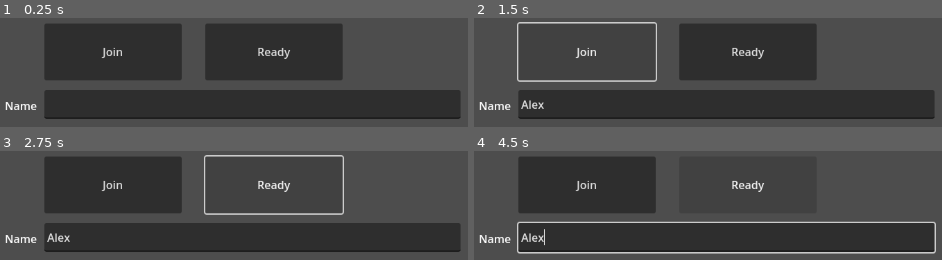
Above: before the commit, frames 1-4 (two rows, left to right).
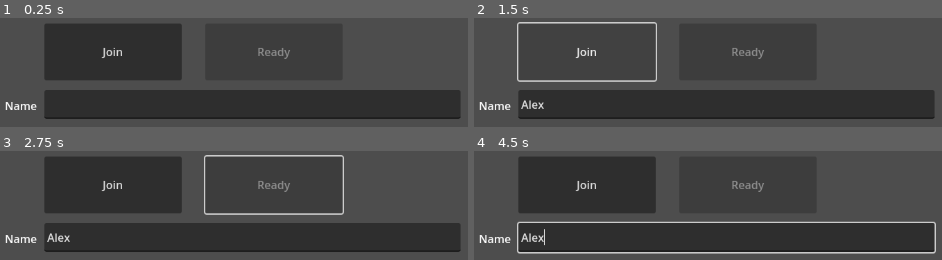
Above: after the commit, the same moments.

Repository: americoperez49/GodotDedicatedServerExample
Game: Godot game, scene res://scenes/UI/ui.tscn
The game is run twice, just before and just after one commit, with the same random seed, the same clock (stepped at 60 frames per second) and the same inputs. The engine's default icon, where the game draws it, is replaced by a stand-in: a white triangle on a blue panel in a dark square.
Inputs (mouse positions are in pixels of both pictures, inside the frame that each line leads up to):
- Up to frame 1 (0.25 s): no input
- Up to frame 2 (1.5 s): click (726, 104) at 0.52 s; type "Alex" at 0.6 s; click "Join" at 1.25 s
- Up to frame 3 (2.75 s): click (276, 184) at 2 s, where only the run before the commit has a clickable "Ready"
- Up to frame 4 (4.5 s): click (750, 184) at 2.75 s, where only the run before the commit has a clickable "Ready"; tap Enter (ui_accept) at 3.5, 3.77, 4.25 s; hold Right (ui_right) 3.53-4.28 s; hold Down (ui_down) from 4.28 s (still down)

The runs differ from the first frame. In frame 1, 0.2% of the frame differs, in the area x 55-62%, y 27-38%; in frame 2, 0.2%; in frame 3, 0.3%; in frame 4, 0.3%.
Error before the commit: Invalid access to property or key '1' on a base object of type 'Dictionary'. (res://scenes/UI/ui.gd:66)

Commit message:
separated UI logic from Client/Server logic

Diff:
--- a/GameManager.gd
+++ /dev/null
@@ -1,4 +0,0 @@
-extends Node
-
-#this is used literally just so we can have a Global variable to store the list of players
-var Players = {}
--- /dev/null
+++ b/Globals/Client.gd
@@ -0,0 +1,45 @@
+extends Node
+
+signal client_has_connected_to_server
+signal all_players_have_connected_to_server
+var peer:ENetMultiplayerPeer
+
+
+
+# Called when the node enters the scene tree for the first time.
+func _ready():
+	multiplayer.connected_to_server.connect(_on_connected_to_server)
+	multiplayer.connection_failed.connect(_on_connection_failed)
+	pass # Replace with function body.
+
+
+func connect_client():
+		# we create a new peer object
+	peer =ENetMultiplayerPeer.new()
+
+	# we create a new client and connect to the server using its IP and PORT
+	peer.create_client(Server.IP_ADDRESS,Server.PORT)
+	multiplayer.multiplayer_peer=peer
+
+
+func send_player_data_to_server(Name):
+	Server.gather_player_data.rpc_id(1,multiplayer.get_unique_id(),Name)
+
+@rpc("authority","call_remote","reliable")
+func all_players_have_connected(players):
+		GameManager.Players = players
+		all_players_have_connected_to_server.emit()
+
+
+#only called on client when a peer has successfully established a connection to the server
+func _on_connected_to_server():
+	Utils._who_created_this_message(peer)
+	print("conntected to server" + "\n")
+	client_has_connected_to_server.emit()
+
+#only called on client when a peer has unsuccessfully established a connection to the server
+# we dont really need this function for this example.
+# Just had it here for debug purposes
+func _on_connection_failed():
+	Utils._who_created_this_message(peer)
+	print("connection failed" + "\n")
--- /dev/null
+++ b/Globals/EventBus.gd
@@ -0,0 +1,11 @@
+extends Node
+
+
+# Called when the node enters the scene tree for the first time.
+func _ready():
+	pass # Replace with function body.
+
+
+# Called every frame. 'delta' is the elapsed time since the previous frame.
+func _process(delta):
+	pass
--- /dev/null
+++ b/Globals/GameManager.gd
@@ -0,0 +1,5 @@
+extends Node
+
+enum READY_STATE {NOT_READY,READY}
+
+var Players:Dictionary = {}
--- /dev/null
+++ b/Globals/Server.gd
@@ -0,0 +1,54 @@
+extends Node
+
+var IP_ADDRESS = "localhost"
+var PORT = 8910
+var MAX_NUMBER_OF_PLAYERS = 2
+var peer:ENetMultiplayerPeer
+
+# Called when the node enters the scene tree for the first time.
+func _ready():
+	if OS.has_feature("dedicated_server"):
+		host_game()
+
+
+
+func host_game():
+	# we create a new peer object
+	peer = ENetMultiplayerPeer.new()
+
+	# we create the server
+	var error = peer.create_server(PORT,MAX_NUMBER_OF_PLAYERS)
+	if error != OK:
+		print("cannot host: " + error)
+		return
+	# If all went OK then we set the peer of our Godot instance to the peer that we just created
+	multiplayer.multiplayer_peer=peer
+
+	Utils._who_created_this_message(peer)
+	print("waiting for other players" + "\n")
+
+@rpc("authority","call_remote","reliable")
+func send_player_data_to_clients(players):
+	print("Player data arrived at client")
+	GameManager.Players = players
+	pass
+
+@rpc("any_peer","reliable")
+func gather_player_data(ID,Name):
+	print("Client: " + str(ID) + " has connected to server")
+		#if the peer's list of players doesnt contain the player we just receieved data for, then add them to the list
+	if !GameManager.Players.has(ID):
+		GameManager.Players[ID]= {
+			"ID":ID,
+			"Name":Name,
+			"Ready":GameManager.READY_STATE.NOT_READY,
+			"Added_To_Scene":false
+		}
+
+	if _two_players_have_connected():
+		print("letting clients know that two players have connected and that they can show the ready list and enable the ready button")
+		Client.all_players_have_connected.rpc(GameManager.Players)
+	pass
+
+func _two_players_have_connected():
+	return GameManager.Players.size() == 2
--- /dev/null
+++ b/Globals/Utils.gd
@@ -0,0 +1,11 @@
+extends Node
+
+
+# Called when the node enters the scene tree for the first time.
+func _ready():
+	pass # Replace with function body.
+
+
+# utility function just so we can see who (server or clients) is printing the debug statements
+func _who_created_this_message(peer):
+	print ("Peer " + str(peer.get_unique_id()) + " created the following message:")
--- a/project.godot
+++ b/project.godot
@@ -17,7 +17,11 @@
 
 [autoload]
 
-GameManager="*res://GameManager.gd"
+GameManager="*res://Globals/GameManager.gd"
+Server="*res://Globals/Server.gd"
+Client="*res://Globals/Client.gd"
+Utils="*res://Globals/Utils.gd"
+EventBus="*res://Globals/EventBus.gd"
 
 [input]
 
--- a/scenes/UI/ui.gd
+++ b/scenes/UI/ui.gd
@@ -1,53 +1,13 @@
 extends Control
 
-enum READY_STATE {NOT_READY,READY}
-var IP_ADDRESS = "localhost"
-var PORT = 8910
-var MAX_NUMBER_OF_PLAYERS = 2
-var peer:ENetMultiplayerPeer
+
 @export var player_name_input_field:LineEdit
 @export var player_list:VBoxContainer
+@export var ready_button:Button
 
-# Called when the node enters the scene tree for the first time.
 func _ready():
-	#we connect to all of the signals that will be fired when certain events occur
-	multiplayer.peer_connected.connect(_on_peer_connected)
-	multiplayer.peer_disconnected.connect(_on_peer_disconnected)
-	multiplayer.connected_to_server.connect(_on_connected_to_server)
-	multiplayer.connection_failed.connect(_on_connection_failed)
-	print("UI ready ran")
-	if OS.has_feature("dedicated_server"):
-		host_game()
-
-
-# called on server and client when a peer connects
-# we dont really need this function for this example.
-# Just had it here for debug purposes
-func _on_peer_connected(ID):
-	_who_created_this_message()
-	print("Peer connected: " + str(ID) + "\n")
-
-# called on server and client when a peer disconnects
-# we dont really need this function for this example.
-# Just had it here for debug purposes
-func _on_peer_disconnected(ID):
-	_who_created_this_message()
-	print("Peer disconnected: " + str(ID) + "\n")
-
-#only called on client when a peer has successfully established a connection to the server
-func _on_connected_to_server():
-	_who_created_this_message()
-	print("conntected to server" + "\n")
-
-	#client will send their player information to the server
-	send_player_data.rpc_id(1,multiplayer.get_unique_id(),player_name_input_field.text)
-
-#only called on client when a peer has unsuccessfully established a connection to the server
-# we dont really need this function for this example.
-# Just had it here for debug purposes
-func _on_connection_failed():
-	_who_created_this_message()
-	print("connection failed" + "\n")
+	Client.client_has_connected_to_server.connect(_on_client_has_connected_to_server)
+	Client.all_players_have_connected_to_server.connect(_on_all_players_have_connected_to_server)
 
 #anyone (client or server) can call this function and it will run both locally for the peer who called it and remotely for all other peers
 @rpc("any_peer","call_local","reliable")
@@ -63,7 +23,7 @@
 	var all_players_are_ready = true
 
 	#change the ready state of the player
-	GameManager.Players[player_id].Ready = READY_STATE.READY
+	GameManager.Players[player_id].Ready = GameManager.READY_STATE.READY
 
 	#update the label to show that player is ready
 	var player_labels:Array[Node] = player_list.get_children()
@@ -73,7 +33,7 @@
 
 	#actually determine if all players are ready
 	for id in GameManager.Players:
-		if GameManager.Players[id].Ready == READY_STATE.NOT_READY:
+		if GameManager.Players[id].Ready == GameManager.READY_STATE.NOT_READY:
 			all_players_are_ready = false
 
 	#start the game if all players are ready
@@ -81,56 +41,24 @@
 		start_game.rpc()
 
 
-# technically anyone (client or server) can call this function but it will NOT run locally. it will only run remotely for all other peers.
-# The way everything is currently implemented, a client makes an RPC call to this function but the client specifies that it only wants the RPC
-# function to run specifically on the server by calling send_player_data.rpc_id(1,id,name)  (see line 34 for code example)
-# from there, the server makes the RPC call on all other clients by calling send_player_data.rpc(id,name)
-@rpc("any_peer")
-func send_player_data(ID,Name):
-	#if the peer's list of players doesnt contain the player we just receieved data for, then add them to the list
-	if !GameManager.Players.has(ID):
-		GameManager.Players[ID]= {
-			"ID":ID,
-			"Name":Name,
-			"Ready":READY_STATE.NOT_READY
-		}
-		if !multiplayer.is_server():
-			var label:Label = Label.new()
-			label.text= Name + ": Not Ready"
-			label.name = str(ID)
-			player_list.add_child(label)
-
-	#if we are the server, then call this RPC function on all other clients, passing new player info to all clients
-	if multiplayer.is_server():
-		for id in GameManager.Players:
-			send_player_data.rpc(id,GameManager.Players[id].Name)
-			print()
+func create_ready_list():
+	for id in GameManager.Players:
+		var label:Label = Label.new()
+		label.text= GameManager.Players[id].Name + ": Not Ready"
+		label.name = str(id)
+		player_list.add_child(label)
+	print("ready list created on client: " + str(multiplayer.get_unique_id()))
 
 
-func host_game():
-	# we create a new peer object
-	peer = ENetMultiplayerPeer.new()
 
-	# we create the server
-	var error = peer.create_server(PORT,MAX_NUMBER_OF_PLAYERS)
-	if error != OK:
-		print("cannot host: " + error)
-		return
-	# If all went OK then we set the peer of our Godot instance to the peer that we just created
-	multiplayer.multiplayer_peer=peer
-
-	_who_created_this_message()
-	print("waiting for other players" + "\n")
+func enable_ready_button():
+	print("Ready button enabled on client: " + str(multiplayer.get_unique_id()))
+	ready_button.disabled = false
 
 
 # called when user pressed the join button
 func _on_join_button_pressed():
-	# we create a new peer object
-	peer =ENetMultiplayerPeer.new()
-
-	# we create a new client and connect to the server using its IP and PORT
-	peer.create_client(IP_ADDRESS,PORT)
-	multiplayer.multiplayer_peer=peer
+	Client.connect_client()
 
 
 # called when user pressed the start game button
@@ -138,6 +66,10 @@
 	# we make an rpc call on all players (server and clients) to create the main game scene
 	ready_up.rpc(multiplayer.get_unique_id())
 
-# utility function just so we can see who (server or clients) is printing the debug statements
-func _who_created_this_message():
-	print ("Peer " + str(peer.get_unique_id()) + " created the following message:")
+func _on_client_has_connected_to_server():
+	Client.send_player_data_to_server(player_name_input_field.text)
+
+
+func _on_all_players_have_connected_to_server():
+	create_ready_list()
+	enable_ready_button()
--- a/scenes/UI/ui.tscn
+++ b/scenes/UI/ui.tscn
@@ -2,7 +2,7 @@
 
 [ext_resource type="Script" path="res://scenes/UI/ui.gd" id="1_n4ulp"]
 
-[node name="UI" type="Control" node_paths=PackedStringArray("player_name_input_field", "player_list")]
+[node name="UI" type="Control" node_paths=PackedStringArray("player_name_input_field", "player_list", "ready_button")]
 layout_mode = 3
 anchors_preset = 15
 anchor_right = 1.0
@@ -12,6 +12,7 @@
 script = ExtResource("1_n4ulp")
 player_name_input_field = NodePath("player_name_input_field")
 player_list = NodePath("PlayerList")
+ready_button = NodePath("ready_button")
 
 [node name="join_button" type="Button" parent="."]
 layout_mode = 0
@@ -28,6 +29,7 @@
 offset_top = 8.0
 offset_right = 494.0
 offset_bottom = 90.0
+disabled = true
 text = "Ready"
 
 [node name="player_name_input_field" type="LineEdit" parent="."]
Not shown, changed: Server.console.exe
Not shown, changed: Server.exe
